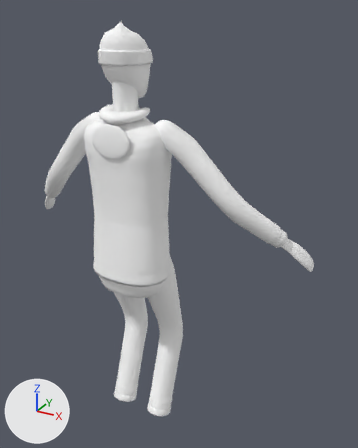
Before and after pictures for a commit that changed the glTF model public/models/rider.glb.
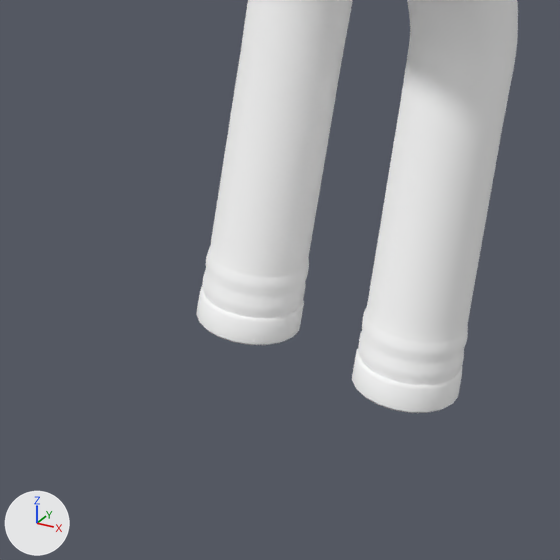
There are two pictures of each version: one whole from a camera (50 mm lens) standing at (1.147, -1.73, 1.011) and looking at (0.129, 0.122, 0.085), one close up on the part from 20% to 54% of the width and 73% to 100% of the height. Every picture has the same lights, and +X, +Y and +Z are marked at lower left. The older version's two pictures come first. Vertices at exactly the same position are counted once.

Script lines for the objects in view, before the commit:
```python
me_body = bpy.data.meshes.new('Body')
me_body.from_pydata(...)  # 9298 vertices, 18502 faces; spans x -0.75..0.75, y -0.22..0.23, z -0.93..0.96
me_body.materials.append(mat_rider)  # white #ffffff
ob_body = bpy.data.objects.new('Body', me_body)
ob_body.location = (0.0, 0.0, 0.0)
```
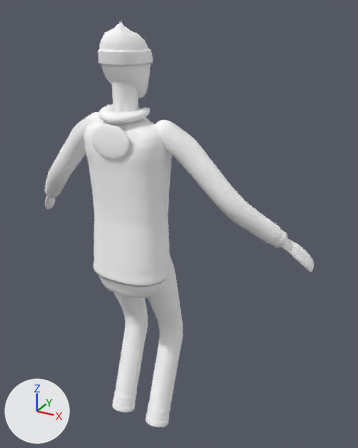
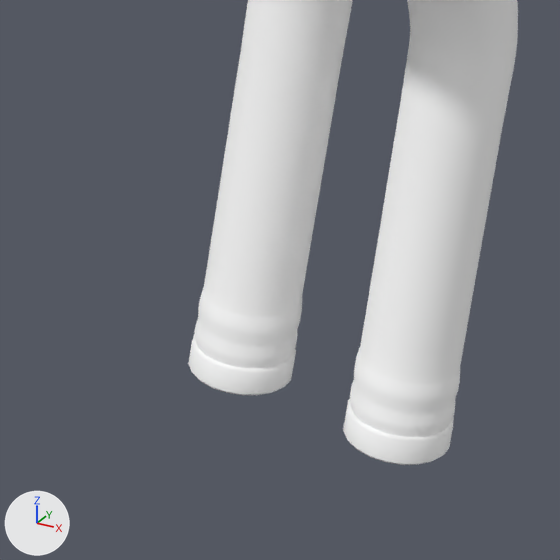
What differs and where, as boxes (x1, y1, x2, y2) in the close-ups (560 x 560 px; the box of a moved part takes in the faces that stretch with it):
'Body', reshaped: before (196, 0, 518, 413); after (188, 0, 518, 465)
part 1 of me_body, moved or reshaped: before (196, 273, 464, 413); after (188, 319, 455, 465)
part 2 of me_body, moved or reshaped: before (205, 250, 468, 366); after (197, 293, 460, 418)
part 3 of me_body, moved or reshaped: before (209, 248, 467, 345); after (202, 287, 460, 387)
part 4 of me_body, moved or reshaped: before (210, 233, 470, 342); after (204, 261, 465, 382)
part 5 of me_body, moved or reshaped: before (212, 200, 476, 324); after (208, 206, 475, 353)

The change, as a diff of the scene's bpy script:
```diff
--- a/public/models/rider.glb.py
+++ b/public/models/rider.glb.py
@@ me_body @@
 # used by ob_body; location = (0.0, 0.0, 0.0)
-me_body.from_pydata(...)  # 9298 vertices, 18502 faces; spans x -0.75..0.75, y -0.22..0.23, z -0.93..0.96
+me_body.from_pydata(...)  # 9298 vertices, 18502 faces; spans x -0.75..0.75, y -0.22..0.23, z -0.98..0.96
+# me_body part 1: 562 of the vertices in x -0.17..0.17, y -0.11..0.02, z -0.93..-0.84 are moved by (0.0, -0.02, -0.06)
+# me_body part 2: 160 of the vertices in x -0.16..0.16, y -0.09..0.03, z -0.87..-0.81 are moved by (0.0, -0.02, -0.05)
+# me_body part 3: 40 of the vertices in x -0.16..0.16, y -0.08..0.03, z -0.85..-0.81 are moved by (0.0, -0.02, -0.04)
+# me_body part 4: 40 of the vertices in x -0.16..0.16, y -0.07..0.03, z -0.83..-0.79 are moved by (0.0, -0.01, -0.03)
+# me_body part 5: 40 of the vertices in x -0.16..0.16, y -0.07..0.04, z -0.81..-0.77 are moved by (0.0, -0.01, -0.02)
 me_body.materials.append(mat_rider)
```
